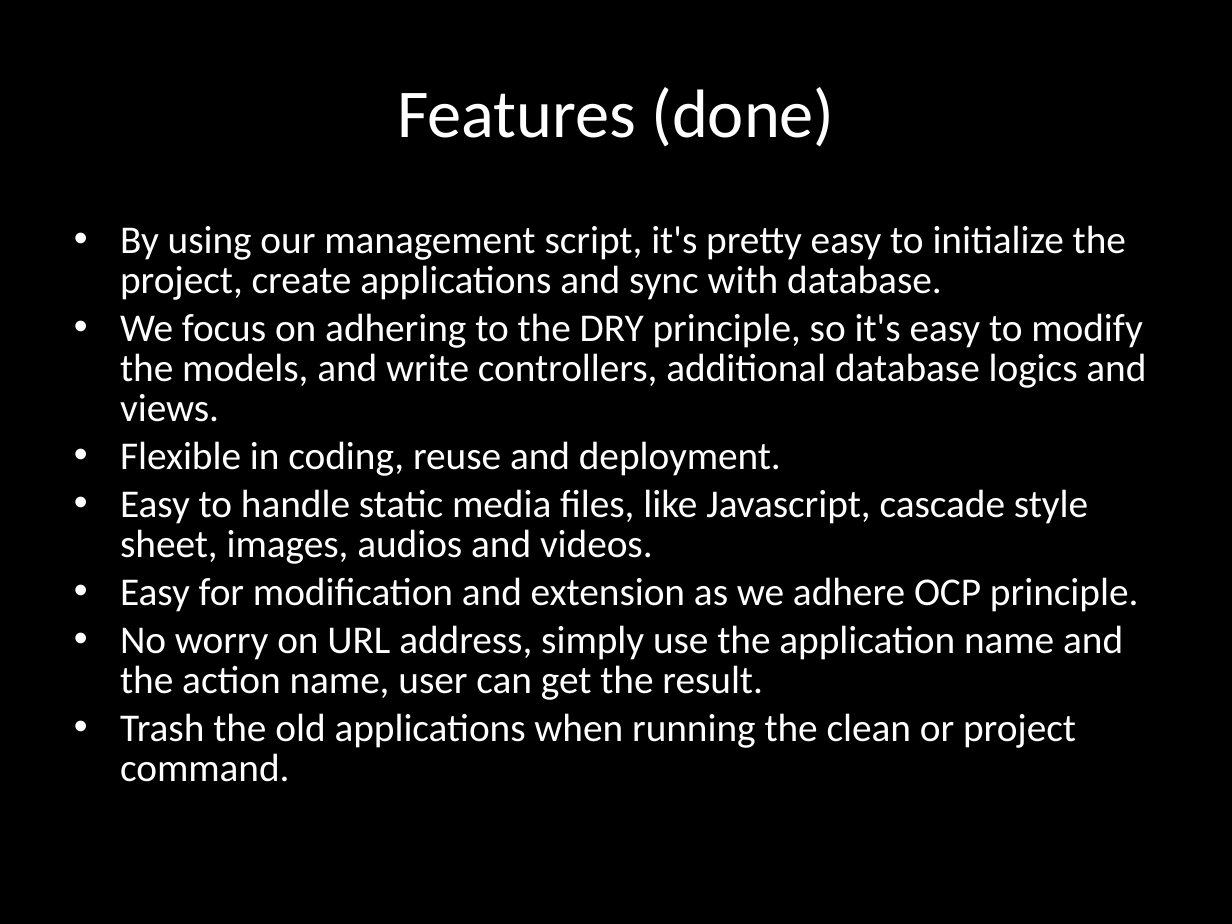
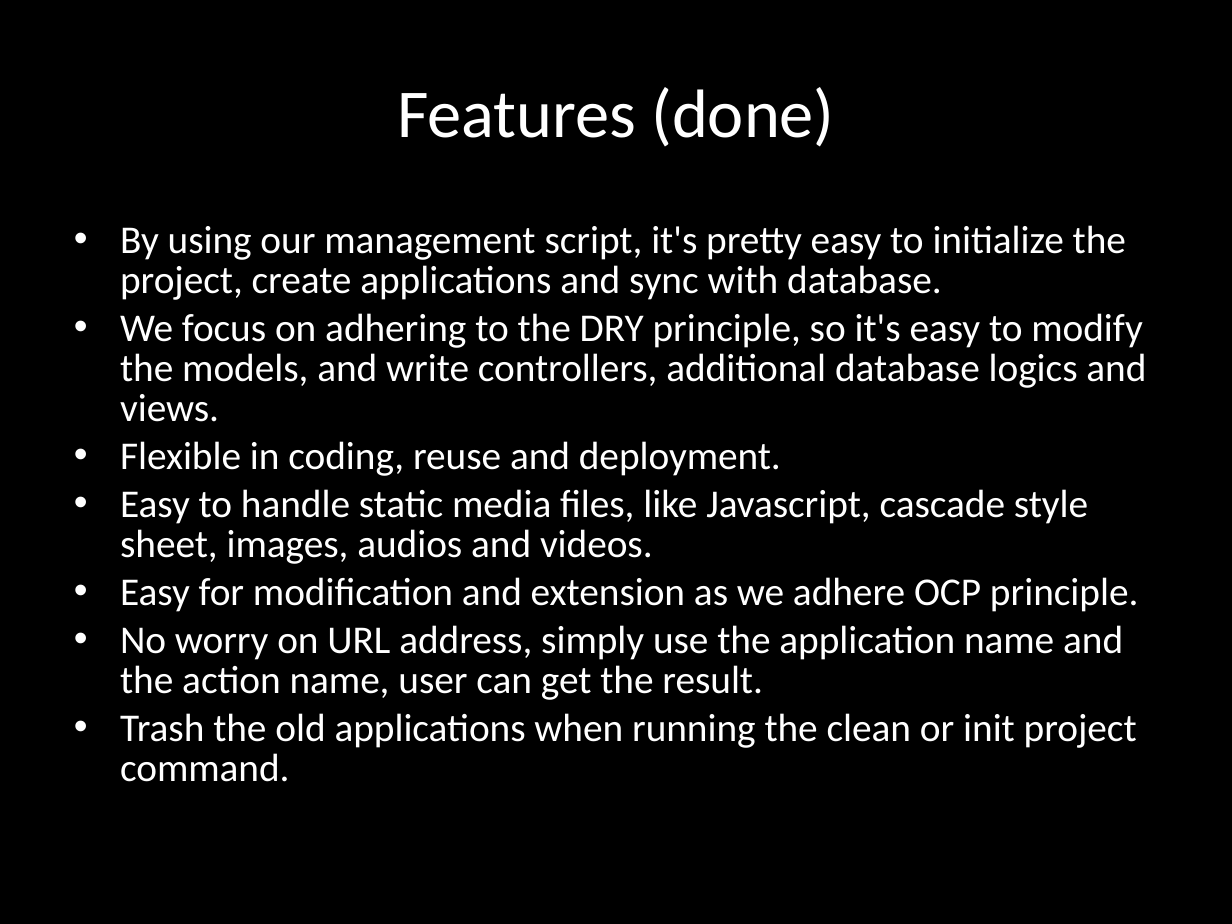
Before and after one commit to lqi/sensiblephp, a slide deck: slide 7 of docs/FinalProjectPresentation.pptx. Drawn at 1232x924 pixels with LibreOffice and Linux fonts; fonts in the diff are those of the drawing. Boxes give left, top, right and bottom in pixels: in the first picture for what was removed or moved away, otherwise in the second. Text is boxed around its words. In the diff, an @@ line names an element or a change of style, - is before the commit and + after.

Commit message:
fix a typo

```diff
--- a/docs/FinalProjectPresentation.pptx
+++ b/docs/FinalProjectPresentation.pptx
@@ text at (120, 713, 1137, 782): text changed @@
-  • Trash the old applications when running the clean or project command.
+  • Trash the old applications when running the clean or init project command.
```
